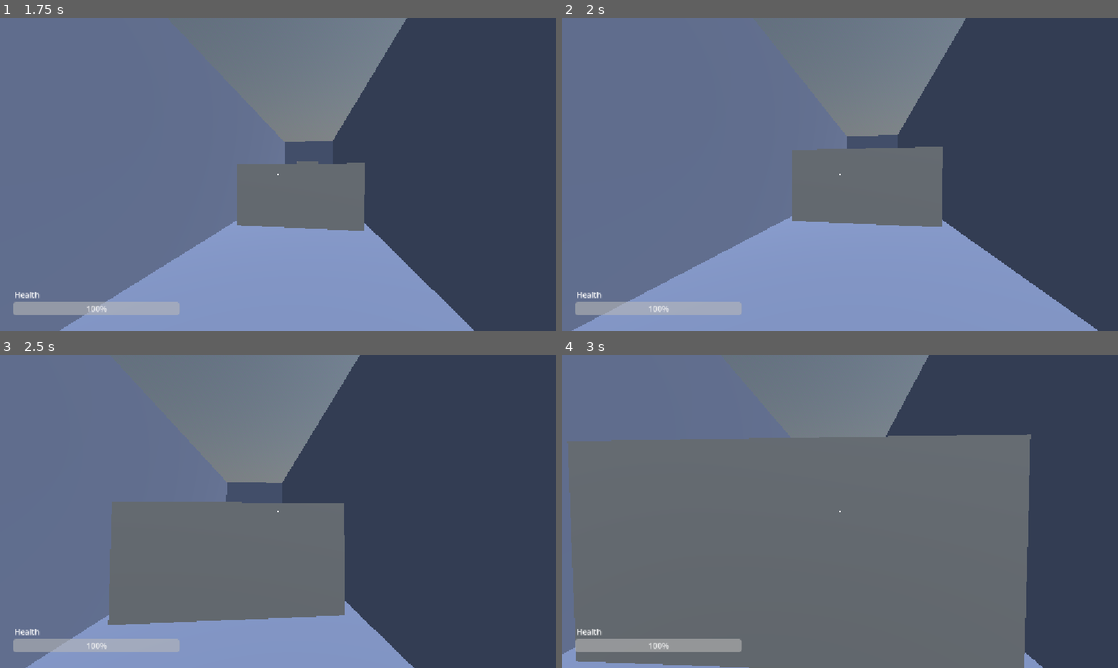
Above: before the commit, frames 1-4 (two rows, left to right).
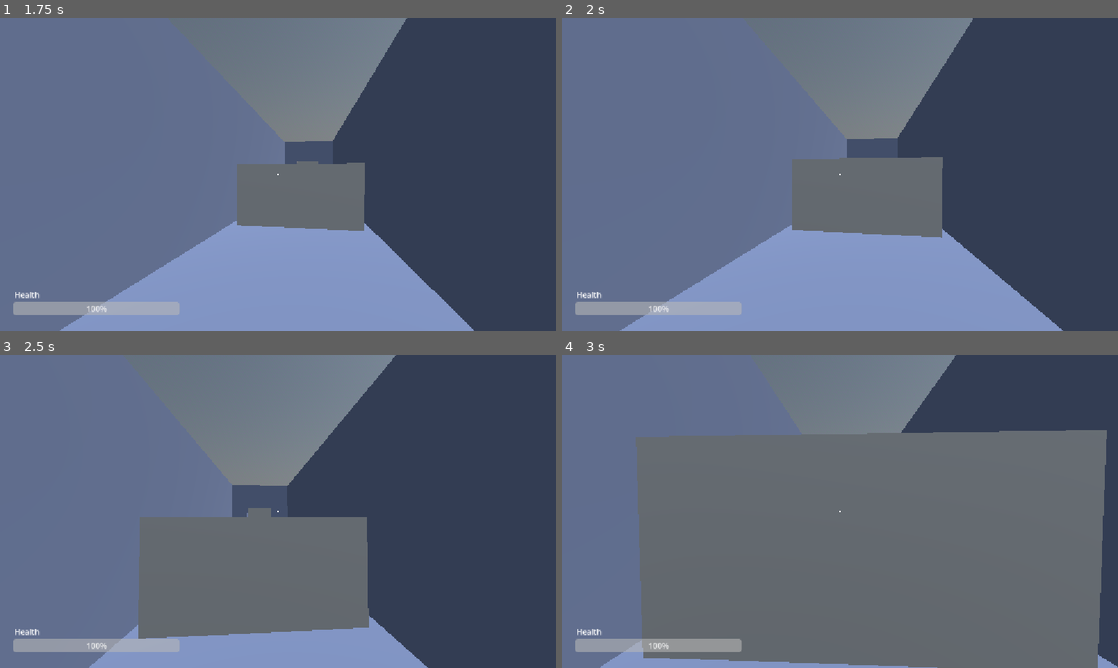
Above: after the commit, the same moments.

Repository: md6-0/union-sistemas
Game: Godot game, scene res://scenes/Scene1/scene1.tscn
The game is run twice, just before and just after one commit, with the same random seed, the same clock (stepped at 60 frames per second) and the same inputs. Sound files missing from this copy of the repository are replaced by a short silence.
Inputs (mouse positions are in pixels of both pictures, inside the frame that each line leads up to):
- Up to frame 1 (1.75 s): tap Enter at 0.5 s; move the mouse to (305, 174) at 0.52 s; hold W (move_forward) from 0.53 s (still down); tap Space (jump) at 0.6, 0.77, 1.07, 1.52, 1.55 s; move the mouse to (250, 174) at 1.27 s; click (250, 174) at 1.35 s
- Up to frame 2 (2 s): keep holding W (move_forward); tap Space (jump) at 1.82 s
- Up to frame 3 (2.5 s): keep holding W (move_forward); move the mouse to (289, 505) at 2.02 s; tap Q (drop) at 2.1 s; tap Space (jump) at 2.3 s
- Up to frame 4 (3 s): keep holding W (move_forward); move the mouse to (834, 517) at 2.77 s; tap E (interact) at 2.85 s

Frame 1 is identical in both runs. In frame 2, 5.2% of the frame differs, in the area x 1-97%, y 0-100%; in frame 3, 9.9%; in frame 4, 21%, in the area x 0-100%, y 0-100%.

Commit message:
Add jump buffer and landing camera tween
Introduce jump buffering and reorganize coyote-time handling; add landing detection that drives a camera landing tween. Changes include:

- Add JUMP_BUFFER_TIME and jump_buffer_timer; implement _handle_jump_buffer() and call it each physics frame.
- Move and simplify coyote timer logic into _handle_coyote_time().
- Track was_on_floor and player_fall_speed to detect landings and call _handle_landing().
- Implement camera landing tween that dips/offsets camera based on fall speed and cancels any running tween.
- Use the jump buffer together with coyote time in movement to allow buffered jumps.
- Prevent head-bob updates while landing tween is running and remove duplicate coyote handler.

Improves jump responsiveness and adds visual feedback on heavy landings.

Diff:
--- a/scenes/player/player.gd
+++ b/scenes/player/player.gd
@@ -14,14 +14,23 @@
 
 const MOUSE_SENSITIVITY = 0.003
 const JOYSTICK_SENSITIVITY = 0.05
+
 const COYOTE_TIME = 0.15
+var coyote_timer = 0.0
+
+const JUMP_BUFFER_TIME = 0.15
+var jump_buffer_timer = 100.0
+
 
 var player_state = State.NORMAL
 var bob_time = 0.0
 var is_sprinting = false
 var weapon
 var footstep_played = false
-var coyote_timer = 0.0
+var was_on_floor = true
+var player_fall_speed = 0.0
+var camera_landing_tween
+
 
 @onready var camera = $Camera3D
 @onready var climbing_sensor = $ClimbingSensor
@@ -29,13 +38,18 @@
 @onready var audioStreamPlayer_footsteps = $AudioStreamPlayer_footsteps
 @onready var audioStreamPlayer_voice = $AudioStreamPlayer_voice
 @onready var camera_origin_y = camera.position.y
+@onready var camera_origin_x = camera.position.x
 
 func _ready():
 	Input.set_mouse_mode(Input.MOUSE_MODE_CAPTURED)
 
 func _physics_process(delta):
 
+	was_on_floor = is_on_floor()
+	player_fall_speed = velocity.y
+
 	_handle_coyote_time(delta)
+	_handle_jump_buffer(delta)
 
 	if player_state == State.NORMAL and velocity.y > 0:
 		#nos agarramos solo si el player salta hacia arriba, al caer no se agarrará
@@ -47,8 +61,10 @@
 		_handle_interaction()
 		_handle_weapon()
 
-
 	move_and_slide()
+
+	if is_on_floor() and not was_on_floor:
+		_handle_landing()
 
 func _handle_gravity(delta):
 	if not is_on_floor() and velocity.y > 0:
@@ -56,10 +72,43 @@
 	elif not is_on_floor() and velocity.y <= 0:
 		velocity += (get_gravity() * FALL_GRAVITY_MULTIPLIER) * delta
 
+func _handle_jump_buffer(delta):
+	if Input.is_action_just_pressed("jump"):
+		jump_buffer_timer = 0.0
+	else:
+		jump_buffer_timer += delta
+
+func _handle_coyote_time(delta):
+	if is_on_floor():
+		coyote_timer = 0.0
+	else:
+		coyote_timer += delta
+
+func _handle_landing():
+	print("landed with velocity.y = " + str(player_fall_speed))
+
+	if camera_landing_tween and camera_landing_tween.is_running():
+		camera_landing_tween.kill()
+
+	if player_fall_speed < -5.5:
+		camera_landing_tween = create_tween()
+		camera_landing_tween.set_parallel(true)
+
+		var x_offset = randf_range(-.06, +.06)
+		var dip_amount = clamp(abs(player_fall_speed) * 0.05, 0.15, 0.6)
+		camera_landing_tween.tween_property(camera, "position:y", camera_origin_y - dip_amount, 0.2).set_trans(Tween.TRANS_QUAD).set_ease(Tween.EASE_IN)
+		camera_landing_tween.tween_property(camera, "position:x", camera_origin_x + x_offset, 0.15).set_trans(Tween.TRANS_QUAD).set_ease(Tween.EASE_IN)
+
+		camera_landing_tween.chain().tween_property(camera, "position:y", camera_origin_y, 0.2).set_trans(Tween.TRANS_QUAD).set_ease(Tween.EASE_OUT)
+		camera_landing_tween.tween_property(camera, "position:x", camera_origin_x + (x_offset*-1), 0.1).set_trans(Tween.TRANS_QUAD).set_ease(Tween.EASE_IN)
+
+		camera_landing_tween.chain().tween_property(camera, "position:x", camera_origin_x, 0.25).set_trans(Tween.TRANS_QUAD).set_ease(Tween.EASE_IN)
+
 func _handle_movement(delta):
 
-	if Input.is_action_just_pressed("jump") and coyote_timer < COYOTE_TIME:
+	if  jump_buffer_timer < JUMP_BUFFER_TIME and coyote_timer < COYOTE_TIME:
 		coyote_timer = COYOTE_TIME
+		jump_buffer_timer = JUMP_BUFFER_TIME
 		velocity.y = JUMP_VELOCITY
 		audioStreamPlayer_voice.pitch_scale = randf_range(0.9, 1.1)
 		audioStreamPlayer_voice.play()
@@ -100,12 +149,6 @@
 		new_position.y = sensor_answer.height + 0.9
 		tween.tween_property(self, "global_position", new_position , 1.5).set_trans(Tween.TRANS_QUAD).set_ease(Tween.EASE_IN)
 		tween.finished.connect(func(): player_state = State.NORMAL)
-
-func _handle_coyote_time(delta):
-	if is_on_floor():
-		coyote_timer = 0.0
-	else:
-		coyote_timer += delta
 
 func _handle_camera(look_x: float, look_y: float, sensitivity: float):
 	rotate_y(-look_x * sensitivity)
@@ -146,6 +189,10 @@
 		_handle_camera(event.relative.x, event.relative.y, MOUSE_SENSITIVITY)
 
 func _handle_bob(delta: float, is_moving: bool):
+
+	if camera_landing_tween and camera_landing_tween.is_running():
+		return
+
 	var frequency
 	if is_sprinting:
 		frequency = BOB_FREQUENCY_SPRINT
